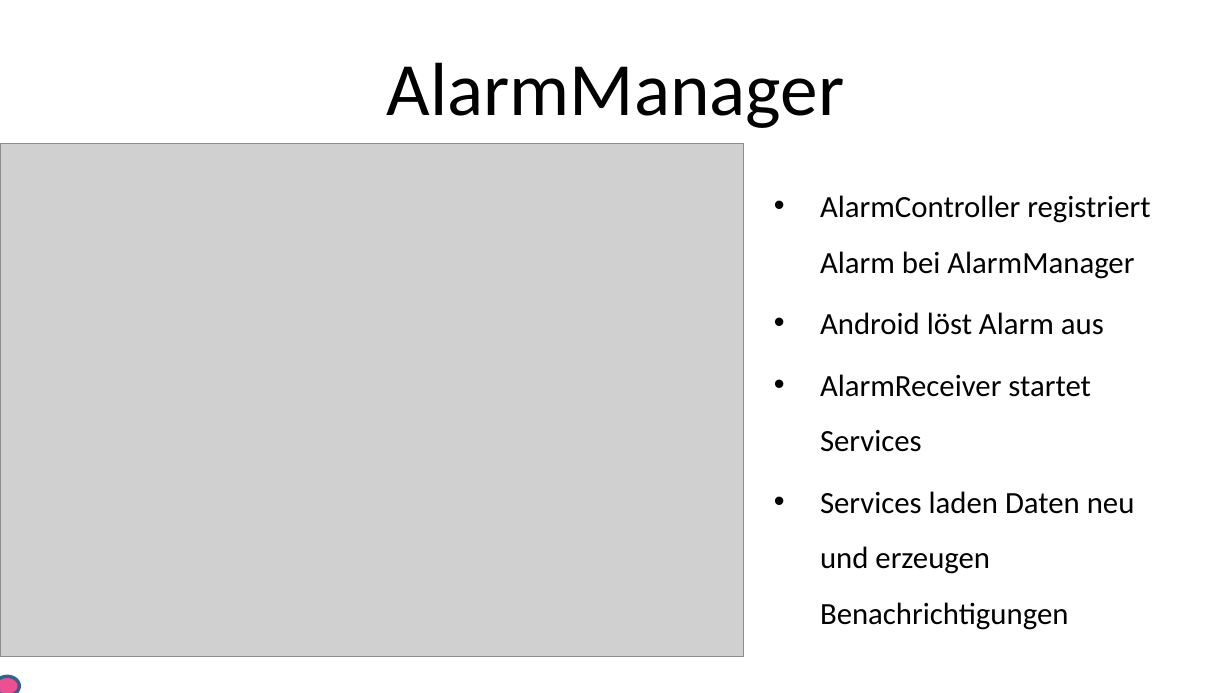
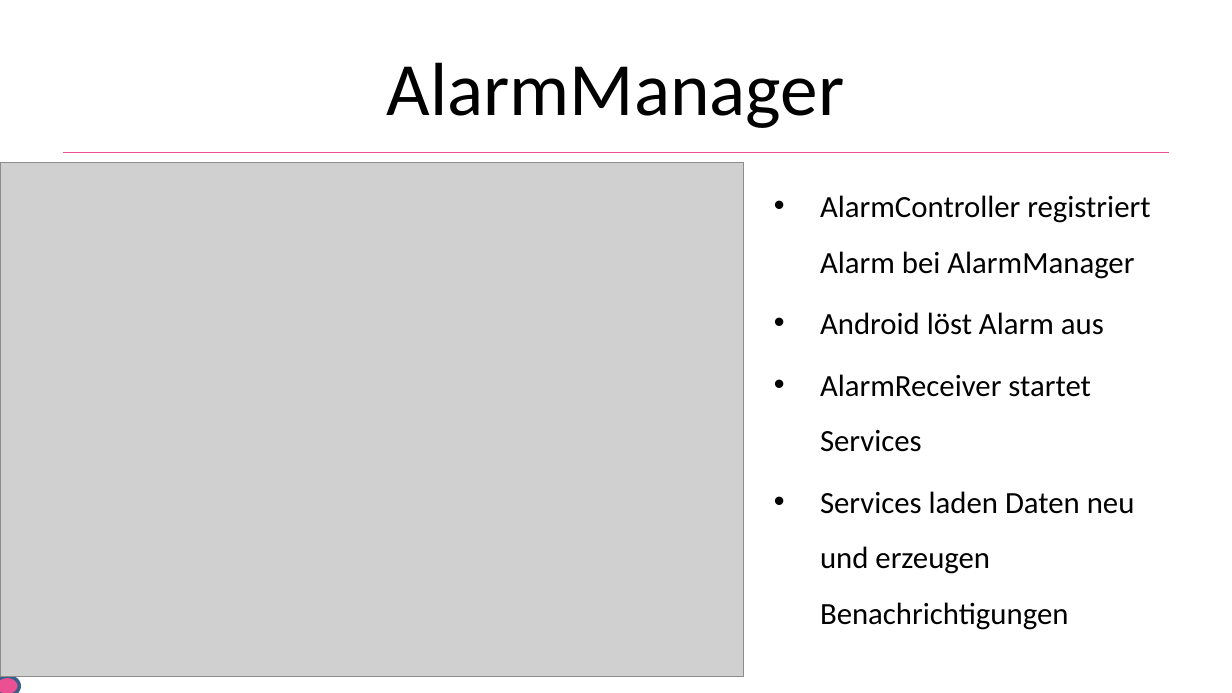
Before and after one commit to He1md4ll/MobileMeshViewer, a slide deck: slide 11 of docs/mobile_meshviewer_praezi.pptx. Drawn at 1232x693 pixels with LibreOffice and Linux fonts; fonts in the diff are those of the drawing; grey boxes stand for pictures; background and template pictures are left out. Boxes give left, top, right and bottom in pixels: in the first picture for what was removed or moved away, otherwise in the second. Text is boxed around its words. In the diff, an @@ line names an element or a change of style, - is before the commit and + after.

```diff
--- a/docs/mobile_meshviewer_praezi.pptx
+++ b/docs/mobile_meshviewer_praezi.pptx
@@ picture: place and size @@
-picture at (0, 143, 743, 657)
+picture at (0, 163, 743, 676)
@@ line added from (63, 153) to (1169, 153), #EA5092 0.75 pt @@
```
Also in this commit, not shown: 5 other slides changed, 1 slide removed.
